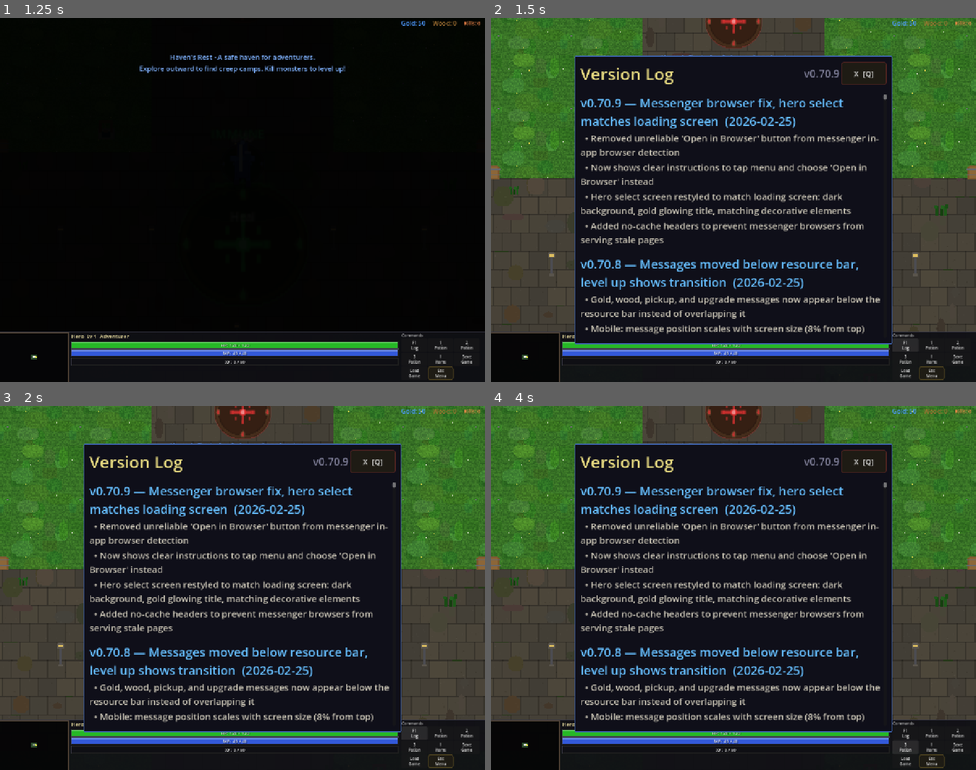
Above: before the commit, frames 1-4 (two rows, left to right).
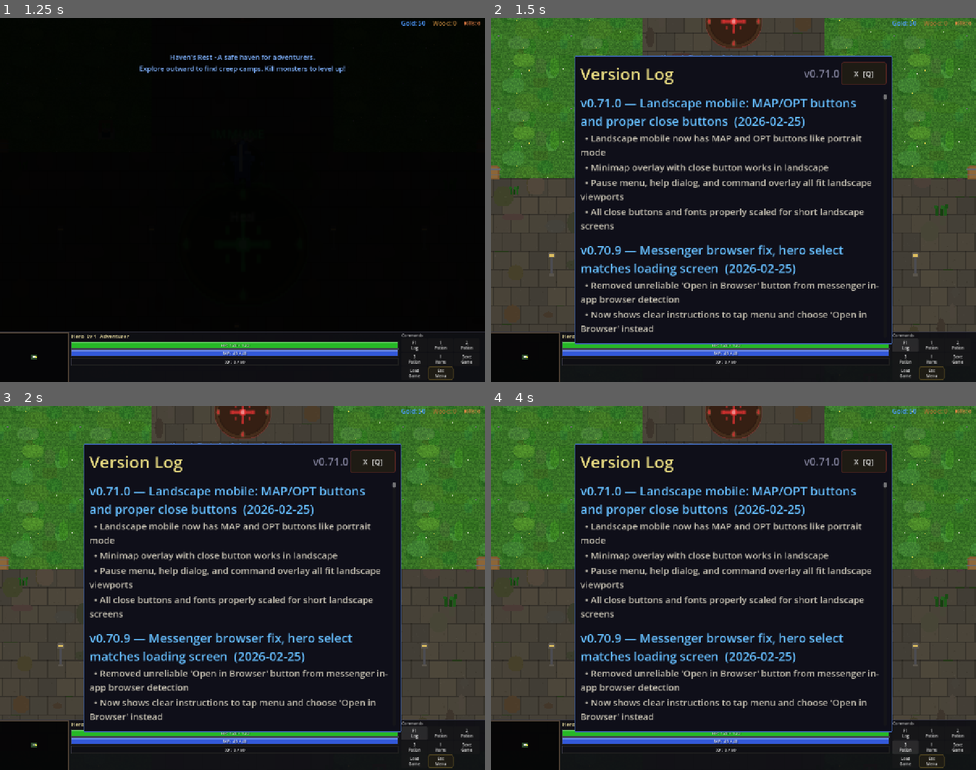
Above: after the commit, the same moments.

Repository: slxny/legends-open-rpg
Game: Godot game, scene res://scenes/main.tscn
Same seed, same stepped clock (60 frames per second), same inputs: the game is played once before the commit and once after it.
Inputs (mouse positions are in pixels of both pictures, inside the frame that each line leads up to):
- Up to frame 1 (1.25 s): tap Enter at 0.5 s; move the mouse to (218, 272) at 0.52 s; hold W (move_up) from 0.53 s (still down); hold Space (attack) from 0.53 s (still down); click (218, 272) at 0.67 s
- Up to frame 2 (1.5 s): release W (move_up) at 1.25 s; release Space (attack) at 1.25 s; click "F1 Log" at 1.25 s
- Up to frame 3 (2 s): no input
- Up to frame 4 (4 s): click "1 Potion" at 2 s; click "2 Potion" at 2.75 s; click "3 Potion" at 3.5 s

Frame 1 is identical in both runs. In frame 2, 10% of the frame differs, in the area x 18-81%, y 14-87%; in frame 3, 10%; in frame 4, 10%.
Error in both runs: Invalid assignment of property or key '_mobile_potion_btns' with value of type 'Array' on a base object of type 'CharacterBody2D (player.gd)'. (res://scenes/ui…

Commit message:
Landscape mobile: MAP/OPT buttons, scrollable pause menu, properly sized close buttons (v0.71.0)
Co-Authored-By: Claude Opus 4.6 <noreply@anthropic.com>

Diff:
--- a/scenes/ui/changelog_dialog.gd
+++ b/scenes/ui/changelog_dialog.gd
@@ -9,9 +9,20 @@
 var _is_visible: bool = false
 var _is_mobile: bool = false
 
-const GAME_VERSION := "v0.70.9"
+const GAME_VERSION := "v0.71.0"
 
 const CHANGELOG: Array[Dictionary] = [
+	{
+		"version": "v0.71.0",
+		"title": "Landscape mobile: MAP/OPT buttons and proper close buttons",
+		"date": "2026-02-25",
+		"entries": [
+			"Landscape mobile now has MAP and OPT buttons like portrait mode",
+			"Minimap overlay with close button works in landscape",
+			"Pause menu, help dialog, and command overlay all fit landscape viewports",
+			"All close buttons and fonts properly scaled for short landscape screens",
+		]
+	},
 	{
 		"version": "v0.70.9",
 		"title": "Messenger browser fix, hero select matches loading screen",
--- a/scenes/ui/hud.gd
+++ b/scenes/ui/hud.gd
@@ -168,38 +168,76 @@
 		_build_map_overlay()
 		return
 
-	# ── LANDSCAPE: compact strip with doubled bar height ──
+	# ── LANDSCAPE: compact strip with MAP and OPT buttons ──
 	var bar_h_ls = 40
 	var panel_h_ls = bar_h_ls * 3 + 10  # 3 bars + spacing = ~130px
 	bottom_panel.offset_top = -panel_h_ls
 	bottom_hbox.add_theme_constant_override("separation", 2)
 
-	minimap.visible = false
 	level_label.visible = false
 	hp_bar.custom_minimum_size.y = bar_h_ls
 	mana_bar.custom_minimum_size.y = bar_h_ls
 	xp_bar.custom_minimum_size.y = bar_h_ls
 	unit_info.add_theme_constant_override("separation", 1)
 
-	command_card.custom_minimum_size.x = 160
-	command_label.visible = false
-	log_btn.visible = false
-	save_btn.visible = false
-	load_btn.visible = false
-	# Add Menu button to landscape command grid
-	var ls_menu_btn = Button.new()
-	ls_menu_btn.text = "Menu"
-	_style_btn(ls_menu_btn, Color(0.9, 0.75, 0.3))
-	ls_menu_btn.pressed.connect(_open_pause_menu)
-	command_grid.add_child(ls_menu_btn)
-	command_grid.add_theme_constant_override("h_separation", 1)
-	command_grid.add_theme_constant_override("v_separation", 1)
-	for child in command_grid.get_children():
-		if child is Button and child.visible:
-			child.custom_minimum_size = Vector2(52, 14)
-			child.add_theme_font_size_override("font_size", 8)
+	# Hide the default command card — we use MAP + OPT overlays instead
+	command_card.visible = false
+
+	# Shared button style for landscape
+	var btn_style_normal = StyleBoxFlat.new()
+	btn_style_normal.bg_color = Color(0.12, 0.11, 0.08, 0.95)
+	btn_style_normal.border_color = Color(0.5, 0.4, 0.18, 0.8)
+	btn_style_normal.set_border_width_all(2)
+	btn_style_normal.set_corner_radius_all(6)
+	btn_style_normal.set_content_margin_all(0)
+
+	var btn_style_pressed = btn_style_normal.duplicate()
+	btn_style_pressed.bg_color = Color(0.25, 0.2, 0.08, 0.95)
+	btn_style_pressed.border_color = Color(0.9, 0.75, 0.3, 1.0)
+
+	# MAP panel — shows live minimap, tap to expand
+	var btn_w = panel_h_ls
+	_minimap_home = PanelContainer.new()
+	_minimap_home.custom_minimum_size = Vector2(btn_w, 0)
+	_minimap_home.size_flags_vertical = Control.SIZE_EXPAND_FILL
+	_minimap_home.add_theme_stylebox_override("panel", btn_style_normal.duplicate())
+	minimap.get_parent().remove_child(minimap)
+	minimap.custom_minimum_size = Vector2(0, 0)
+	minimap.size_flags_horizontal = Control.SIZE_EXPAND_FILL
+	minimap.size_flags_vertical = Control.SIZE_EXPAND_FILL
+	minimap.visible = true
+	minimap.click_to_move_enabled = false
+	_minimap_home.add_child(minimap)
+	_minimap_home.mouse_filter = Control.MOUSE_FILTER_STOP
+	_minimap_home.gui_input.connect(func(event: InputEvent):
+		if event is InputEventMouseButton and event.pressed and event.button_index == MOUSE_BUTTON_LEFT:
+			_toggle_map_overlay()
+			_minimap_home.get_viewport().set_input_as_handled()
+	)
+	bottom_hbox.add_child(_minimap_home)
+	bottom_hbox.move_child(_minimap_home, 0)
+
+	# OPT button — right of bars
+	var opt_btn = Button.new()
+	opt_btn.text = "OPT"
+	opt_btn.custom_minimum_size = Vector2(btn_w, 0)
+	opt_btn.size_flags_vertical = Control.SIZE_EXPAND_FILL
+	opt_btn.add_theme_font_size_override("font_size", 16)
+	opt_btn.add_theme_color_override("font_color", Color(1.0, 0.85, 0.3))
+	opt_btn.add_theme_stylebox_override("normal", btn_style_normal.duplicate())
+	opt_btn.add_theme_stylebox_override("pressed", btn_style_pressed.duplicate())
+	opt_btn.add_theme_stylebox_override("hover", btn_style_normal.duplicate())
+	opt_btn.pressed.connect(_toggle_cmd_overlay)
+	bottom_hbox.add_child(opt_btn)
+
+	# Build overlays (hidden by default)
+	_build_cmd_overlay()
+	_build_map_overlay()
 
 func _build_cmd_overlay() -> void:
+	var vp_size = get_viewport().get_visible_rect().size
+	var is_landscape = _is_mobile and vp_size.x > vp_size.y
+
 	_cmd_overlay = PanelContainer.new()
 	_cmd_overlay.visible = false
 	_cmd_overlay.z_index = 90
@@ -209,11 +247,11 @@
 	style.border_color = Color(0.4, 0.35, 0.2, 0.8)
 	style.set_border_width_all(2)
 	style.set_corner_radius_all(10)
-	style.set_content_margin_all(16)
+	style.set_content_margin_all(8 if is_landscape else 16)
 	_cmd_overlay.add_theme_stylebox_override("panel", style)
 
 	var vbox = VBoxContainer.new()
-	vbox.add_theme_constant_override("separation", 8)
+	vbox.add_theme_constant_override("separation", 4 if is_landscape else 8)
 	_cmd_overlay.add_child(vbox)
 
 	# Title row with close button
@@ -222,14 +260,16 @@
 	vbox.add_child(title_row)
 	var title = Label.new()
 	title.text = "Commands"
-	title.add_theme_font_size_override("font_size", 36)
+	title.add_theme_font_size_override("font_size", 18 if is_landscape else 36)
 	title.add_theme_color_override("font_color", Color(0.9, 0.85, 0.7))
 	title.size_flags_horizontal = Control.SIZE_EXPAND_FILL
 	title_row.add_child(title)
 	var close_btn = Button.new()
 	close_btn.text = "X"
-	close_btn.custom_minimum_size = Vector2(160, 130) if _is_mobile else Vector2(120, 40)
-	close_btn.add_theme_font_size_override("font_size", 60 if _is_mobile else 20)
+	var close_size = Vector2(60, 40) if is_landscape else (Vector2(160, 130) if _is_mobile else Vector2(120, 40))
+	var close_fs = 22 if is_landscape else (60 if _is_mobile else 20)
+	close_btn.custom_minimum_size = close_size
+	close_btn.add_theme_font_size_override("font_size", close_fs)
 	_style_btn(close_btn, Color(1.0, 0.4, 0.3))
 	close_btn.pressed.connect(_toggle_cmd_overlay)
 	title_row.add_child(close_btn)
@@ -237,12 +277,12 @@
 	# 3x3 grid of command buttons
 	var grid = GridContainer.new()
 	grid.columns = 3
-	grid.add_theme_constant_override("h_separation", 6)
-	grid.add_theme_constant_override("v_separation", 6)
+	grid.add_theme_constant_override("h_separation", 4 if is_landscape else 6)
+	grid.add_theme_constant_override("v_separation", 4 if is_landscape else 6)
 	vbox.add_child(grid)
 
-	var btn_size = Vector2(0, 90)
-	var fs = 26
+	var btn_size = Vector2(0, 40) if is_landscape else Vector2(0, 90)
+	var fs = 14 if is_landscape else 26
 
 	# Row 1: Log (first slot)
 	var log_b = Button.new()
@@ -368,6 +408,9 @@
 			btn.modulate = Color.WHITE
 
 func _build_map_overlay() -> void:
+	var vp_size = get_viewport().get_visible_rect().size
+	var is_landscape = _is_mobile and vp_size.x > vp_size.y
+
 	_map_overlay = PanelContainer.new()
 	_map_overlay.visible = false
 	_map_overlay.z_index = 90
@@ -377,11 +420,11 @@
 	style.border_color = Color(0.3, 0.4, 0.55, 0.8)
 	style.set_border_width_all(2)
 	style.set_corner_radius_all(10)
-	style.set_content_margin_all(12)
+	style.set_content_margin_all(6 if is_landscape else 12)
 	_map_overlay.add_theme_stylebox_override("panel", style)
 
 	_map_overlay_vbox = VBoxContainer.new()
-	_map_overlay_vbox.add_theme_constant_override("separation", 6)
+	_map_overlay_vbox.add_theme_constant_override("separation", 4 if is_landscape else 6)
 	_map_overlay.add_child(_map_overlay_vbox)
 
 	# Title row with close button
@@ -390,14 +433,16 @@
 	_map_overlay_vbox.add_child(title_row)
 	var title = Label.new()
 	title.text = "Map"
-	title.add_theme_font_size_override("font_size", 36)
+	title.add_theme_font_size_override("font_size", 16 if is_landscape else 36)
 	title.add_theme_color_override("font_color", Color(0.7, 0.85, 1.0))
 	title.size_flags_horizontal = Control.SIZE_EXPAND_FILL
 	title_row.add_child(title)
 	var close_btn = Button.new()
 	close_btn.text = "X"
-	close_btn.custom_minimum_size = Vector2(160, 130) if _is_mobile else Vector2(120, 40)
-	close_btn.add_theme_font_size_override("font_size", 60 if _is_mobile else 20)
+	var close_size = Vector2(50, 36) if is_landscape else (Vector2(160, 130) if _is_mobile else Vector2(120, 40))
+	var close_fs = 20 if is_landscape else (60 if _is_mobile else 20)
+	close_btn.custom_minimum_size = close_size
+	close_btn.add_theme_font_size_override("font_size", close_fs)
 	_style_btn(close_btn, Color(1.0, 0.4, 0.3))
 	close_btn.pressed.connect(_toggle_map_overlay)
 	title_row.add_child(close_btn)
--- a/scenes/ui/pause_menu.gd
+++ b/scenes/ui/pause_menu.gd
@@ -48,12 +48,13 @@
 		child.queue_free()
 
 	var vp_size = get_viewport().get_visible_rect().size
+	var is_landscape = _is_mobile and vp_size.x > vp_size.y
 	if _is_mobile:
-		var margin = 40.0
-		panel.offset_left = -vp_size.x / 2.0 + margin
-		panel.offset_right = vp_size.x / 2.0 - margin
-		panel.offset_top = -vp_size.y / 2.0 + margin
-		panel.offset_bottom = vp_size.y / 2.0 - margin
+		var m = 20.0 if is_landscape else 40.0
+		panel.offset_left = -vp_size.x / 2.0 + m
+		panel.offset_right = vp_size.x / 2.0 - m
+		panel.offset_top = -vp_size.y / 2.0 + m
+		panel.offset_bottom = vp_size.y / 2.0 - m
 	else:
 		panel.offset_left = -200.0
 		panel.offset_right = 200.0
@@ -61,21 +62,29 @@
 		panel.offset_bottom = 220.0
 
 	var margin_container = MarginContainer.new()
-	margin_container.add_theme_constant_override("margin_left", 20)
-	margin_container.add_theme_constant_override("margin_top", 20)
-	margin_container.add_theme_constant_override("margin_right", 20)
-	margin_container.add_theme_constant_override("margin_bottom", 20)
+	var mc_pad = 10 if is_landscape else 20
+	margin_container.add_theme_constant_override("margin_left", mc_pad)
+	margin_container.add_theme_constant_override("margin_top", mc_pad)
+	margin_container.add_theme_constant_override("margin_right", mc_pad)
+	margin_container.add_theme_constant_override("margin_bottom", mc_pad)
+
+	var scroll = ScrollContainer.new()
+	scroll.size_flags_vertical = Control.SIZE_EXPAND_FILL
+	scroll.horizontal_scroll_mode = ScrollContainer.SCROLL_MODE_DISABLED
 
 	var vbox = VBoxContainer.new()
-	vbox.add_theme_constant_override("separation", 16 if _is_mobile else 12)
+	var vbox_sep = 6 if is_landscape else (16 if _is_mobile else 12)
+	vbox.add_theme_constant_override("separation", vbox_sep)
 	vbox.alignment = BoxContainer.ALIGNMENT_CENTER
+	vbox.size_flags_horizontal = Control.SIZE_EXPAND_FILL
 
 	# Top bar with title and close button
 	var top_bar = HBoxContainer.new()
 
 	var title = Label.new()
 	title.text = "PAUSED"
-	title.add_theme_font_size_override("font_size", 64 if _is_mobile else 28)
+	var title_fs = 28 if is_landscape else (64 if _is_mobile else 28)
+	title.add_theme_font_size_override("font_size", title_fs)
 	title.add_theme_color_override("font_color", Color(0.95, 0.8, 0.3))
 	top_bar.add_child(title)
 
@@ -85,8 +94,10 @@
 
 	var close_btn = Button.new()
 	close_btn.text = "X"
-	close_btn.custom_minimum_size = Vector2(160, 130) if _is_mobile else Vector2(120, 40)
-	close_btn.add_theme_font_size_override("font_size", 60 if _is_mobile else 20)
+	var close_size = Vector2(80, 50) if is_landscape else (Vector2(160, 130) if _is_mobile else Vector2(120, 40))
+	var close_fs = 28 if is_landscape else (60 if _is_mobile else 20)
+	close_btn.custom_minimum_size = close_size
+	close_btn.add_theme_font_size_override("font_size", close_fs)
 	close_btn.add_theme_color_override("font_color", Color(1.0, 0.4, 0.3))
 	_style_btn(close_btn, Color(1.0, 0.4, 0.3))
 	close_btn.pressed.connect(func(): close())
@@ -95,12 +106,12 @@
 	vbox.add_child(top_bar)
 
 	var sep = HSeparator.new()
-	sep.add_theme_constant_override("separation", 8)
+	sep.add_theme_constant_override("separation", 4 if is_landscape else 8)
 	vbox.add_child(sep)
 
-	# Menu buttons
-	var btn_size = Vector2(0, 90) if _is_mobile else Vector2(0, 44)
-	var btn_font = 40 if _is_mobile else 16
+	# Menu buttons — smaller in landscape to fit the short viewport
+	var btn_size = Vector2(0, 44) if is_landscape else (Vector2(0, 90) if _is_mobile else Vector2(0, 44))
+	var btn_font = 18 if is_landscape else (40 if _is_mobile else 16)
 
 	_add_menu_button(vbox, "Resume", btn_size, btn_font, Color(0.3, 0.8, 0.4), func(): close())
 	_add_menu_button(vbox, "Save Game", btn_size, btn_font, Color(0.4, 0.7, 1.0), _on_save)
@@ -109,7 +120,8 @@
 	_add_menu_button(vbox, "Help", btn_size, btn_font, Color(0.7, 0.7, 0.8), _on_help)
 	_add_menu_button(vbox, "Quit Game", btn_size, btn_font, Color(1.0, 0.4, 0.3), _on_quit)
 
-	margin_container.add_child(vbox)
+	scroll.add_child(vbox)
+	margin_container.add_child(scroll)
 	panel.add_child(margin_container)
 
 func _add_menu_button(parent: VBoxContainer, text: String, min_size: Vector2, font_size: int, color: Color, callback: Callable) -> void:
@@ -181,6 +193,7 @@
 	help_panel.grow_vertical = Control.GROW_DIRECTION_BOTH
 
 	var vp_size = get_viewport().get_visible_rect().size
+	var is_landscape = _is_mobile and vp_size.x > vp_size.y
 	if _is_mobile:
 		var m = 10.0
 		help_panel.offset_left = -vp_size.x / 2.0 + m
@@ -195,19 +208,21 @@
 	help_layer.add_child(help_panel)
 
 	var mc = MarginContainer.new()
-	mc.add_theme_constant_override("margin_left", 16)
-	mc.add_theme_constant_override("margin_top", 16)
-	mc.add_theme_constant_override("margin_right", 16)
-	mc.add_theme_constant_override("margin_bottom", 16)
+	var mc_pad = 8 if is_landscape else 16
+	mc.add_theme_constant_override("margin_left", mc_pad)
+	mc.add_theme_constant_override("margin_top", mc_pad)
+	mc.add_theme_constant_override("margin_right", mc_pad)
+	mc.add_theme_constant_override("margin_bottom", mc_pad)
 
 	var vbox = VBoxContainer.new()
-	vbox.add_theme_constant_override("separation", 8)
+	vbox.add_theme_constant_override("separation", 4 if is_landscape else 8)
 
 	# Top bar with title and close
 	var top = HBoxContainer.new()
 	var htitle = Label.new()
 	htitle.text = "Controls & Help"
-	htitle.add_theme_font_size_override("font_size", 48 if _is_mobile else 20)
+	var help_title_fs = 20 if is_landscape else (48 if _is_mobile else 20)
+	htitle.add_theme_font_size_override("font_size", help_title_fs)
 	htitle.add_theme_color_override("font_color", Color(0.95, 0.8, 0.3))
 	top.add_child(htitle)
 	var spacer = Control.new()
@@ -215,8 +230,10 @@
 	top.add_child(spacer)
 	var close_btn = Button.new()
 	close_btn.text = "X" if _is_mobile else "X  Close"
-	close_btn.custom_minimum_size = Vector2(160, 130) if _is_mobile else Vector2(120, 40)
-	close_btn.add_theme_font_size_override("font_size", 60 if _is_mobile else 20)
+	var help_close_size = Vector2(60, 40) if is_landscape else (Vector2(160, 130) if _is_mobile else Vector2(120, 40))
+	var help_close_fs = 22 if is_landscape else (60 if _is_mobile else 20)
+	close_btn.custom_minimum_size = help_close_size
+	close_btn.add_theme_font_size_override("font_size", help_close_fs)
 	_style_btn(close_btn, Color(1.0, 0.4, 0.3))
 	close_btn.pressed.connect(func(): help_layer.queue_free())
 	top.add_child(close_btn)
@@ -232,7 +249,7 @@
 
 	var content = Label.new()
 	content.autowrap_mode = TextServer.AUTOWRAP_WORD_SMART
-	var fs = 34 if _is_mobile else 13
+	var fs = 13 if is_landscape else (34 if _is_mobile else 13)
 	content.add_theme_font_size_override("font_size", fs)
 	content.add_theme_color_override("font_color", Color(0.85, 0.85, 0.85))
 	content.text = """Movement: WASD or right-click to move
